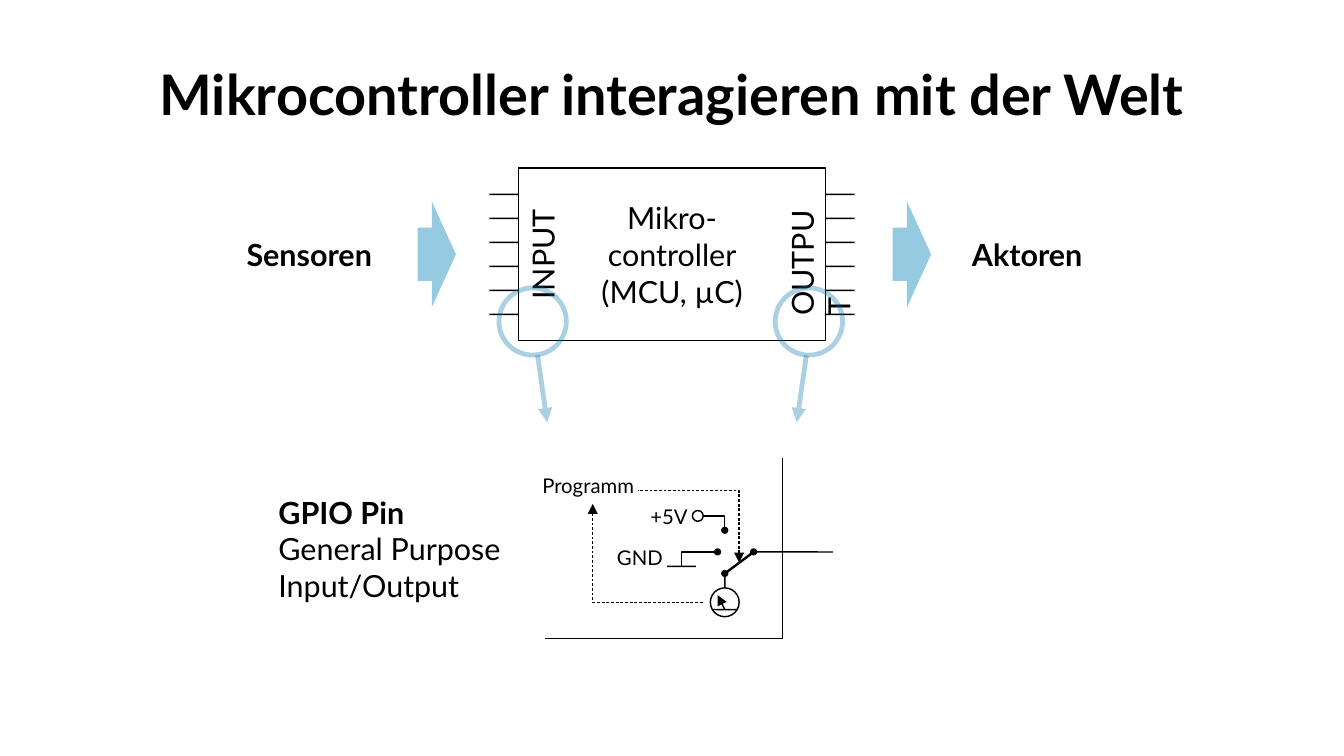
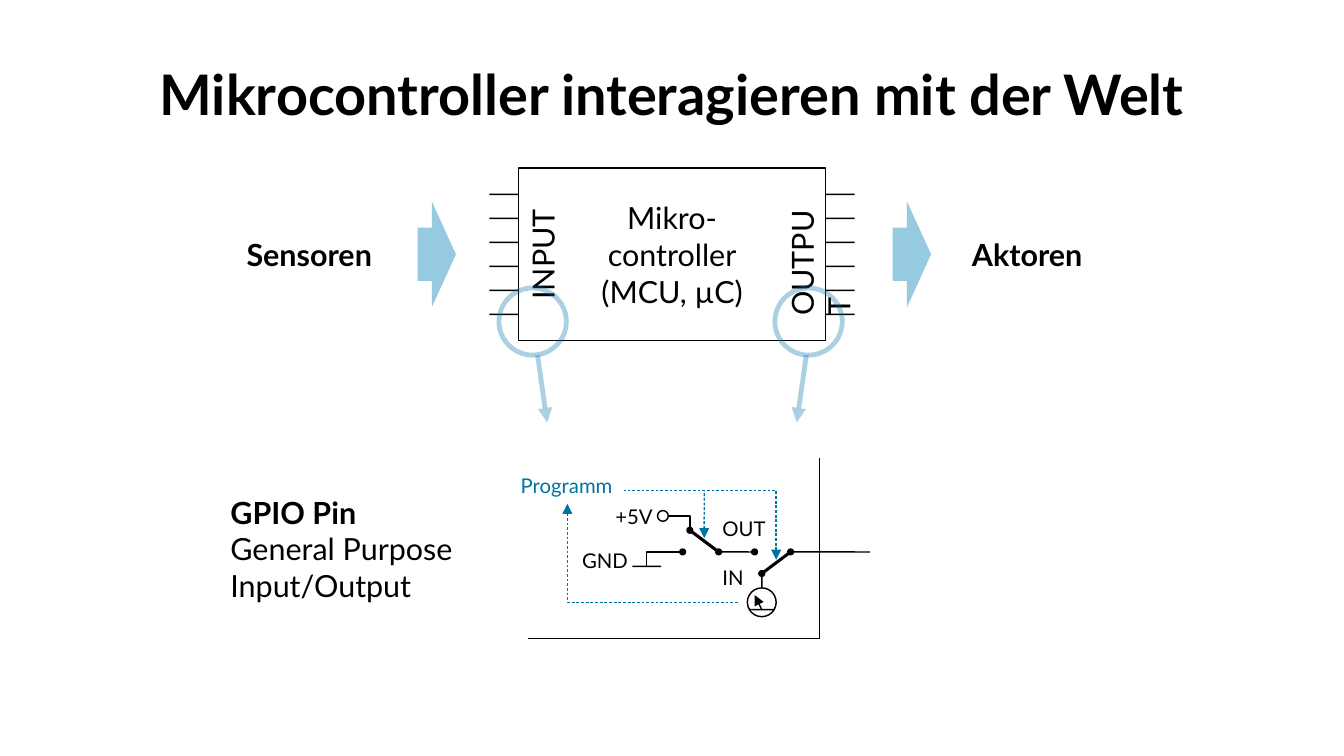
Before and after one commit to fablabwinti/workshop-arduino-1, a slide deck: slide 5 of ArduinoI.odp. Drawn at 1344x756 pixels with LibreOffice and Linux fonts; fonts in the diff are those of the drawing; background and template pictures are left out. Boxes give left, top, right and bottom in pixels: in the first picture for what was removed or moved away, otherwise in the second. Text is boxed around its words. In the diff, an @@ line names an element or a change of style, - is before the commit and + after.

Commit message:
Clarify GPIO diagram with separate switches for in/out and high/low.

```diff
--- a/ArduinoI.odp
+++ b/ArduinoI.odp
@@ text "Programm": place and size @@
-text "Programm" at (542,478,634,497)
+text "Programm" at (521,478,613,497)
@@ text "Programm" at (521,478,613,497): text colour #000000 to #0073A4 @@
@@ freeform shape: place and size @@
-freeform shape at (545,459,783,639)
+freeform shape at (528,459,820,639)
@@ text "GPIO Pin": place and size @@
-text "GPIO Pin" at (278,501,501,603)
+text "GPIO Pin" at (230,501,453,603)
@@ freeform shape: place and size @@
-freeform shape at (593,504,704,602)
+freeform shape at (567,504,739,602)
@@ freeform shape at (567,504,739,602): outline #000000 0.85 pt to #0073A4 0.85 pt @@
@@ freeform shape at (624,491,777,561): outline #000000 0.85 pt to #0073A4 0.85 pt @@
@@ freeform shape: place and size @@
-freeform shape at (639,491,740,563)
+freeform shape at (624,491,777,561)
@@ group added at (679,491,774,610): 2 lines, 2 ellipses, 2 texts, 1 arrow @@
+IN
+OUT
@@ text "GND": place and size @@
-text "GND" at (617,550,663,565)
+text "GND" at (582,553,628,568)
@@ 2 freeform shapes, 1 text, 1 ellipse, 1 line: place and size @@
-2 freeform shapes, 1 text, 1 ellipse, 1 line at (650,509,726,567)
+2 freeform shapes, 1 text, 1 ellipse, 1 line at (615,509,690,567)
@@ ellipse: place and size @@
-ellipse at (722,571,729,578)
+ellipse at (716,549,723,556)
@@ arrow moved from (726, 610) - (718, 595) to (720, 552) - (755, 552) @@
@@ arrow (720, 552) - (755, 552): arrow to line @@
@@ 2 ellipses, 2 lines: place and size @@
-2 ellipses, 2 lines at (711,549,754,617)
+2 ellipses, 2 lines at (748,549,792,617)
@@ line (792, 552) - (762, 573): stroke #000000 1.42 pt to #000000 1.81 pt @@
@@ ellipse: place and size @@
-ellipse at (750,549,757,556)
+ellipse at (788,549,795,556)
@@ line moved from (754, 552) - (833, 552) to (792, 552) - (870, 552) @@
@@ line moved from (712, 610) - (738, 610) to (762, 610) - (755, 595) @@
@@ line (762, 610) - (755, 595): line to arrow @@
@@ ellipse: place and size @@
-ellipse at (722,527,729,534)
+ellipse at (759,571,766,578)
```
Also in this commit, not shown: 2 other slides changed, 1 other file.
